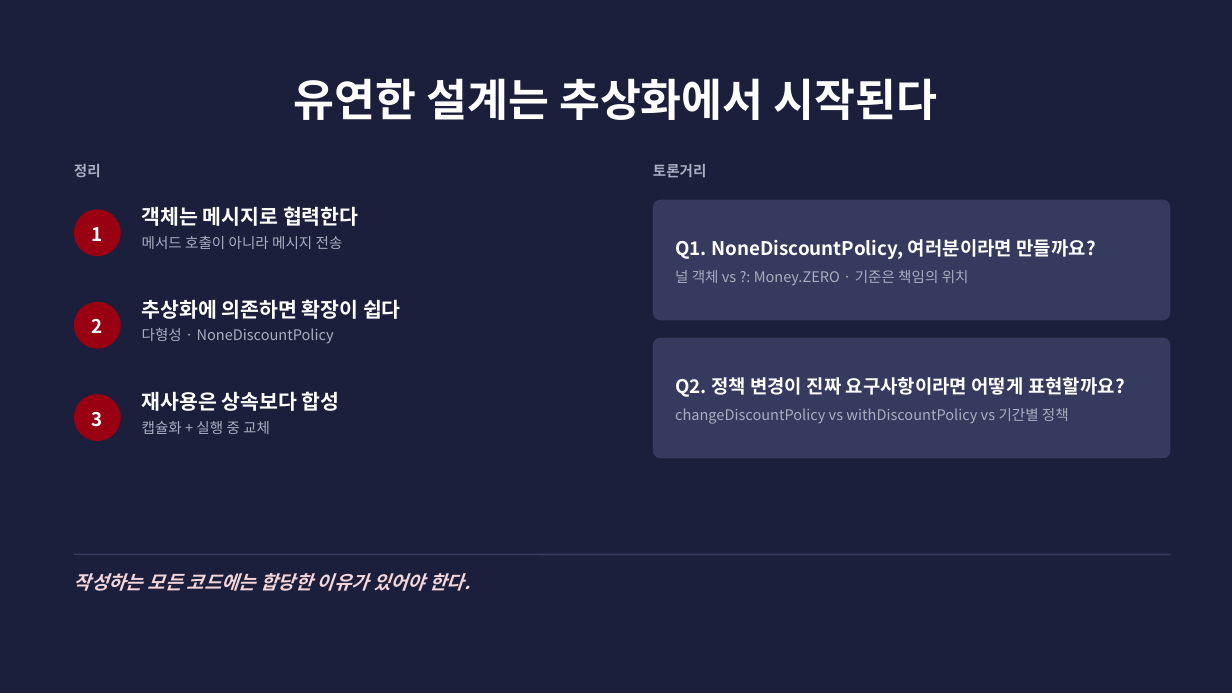
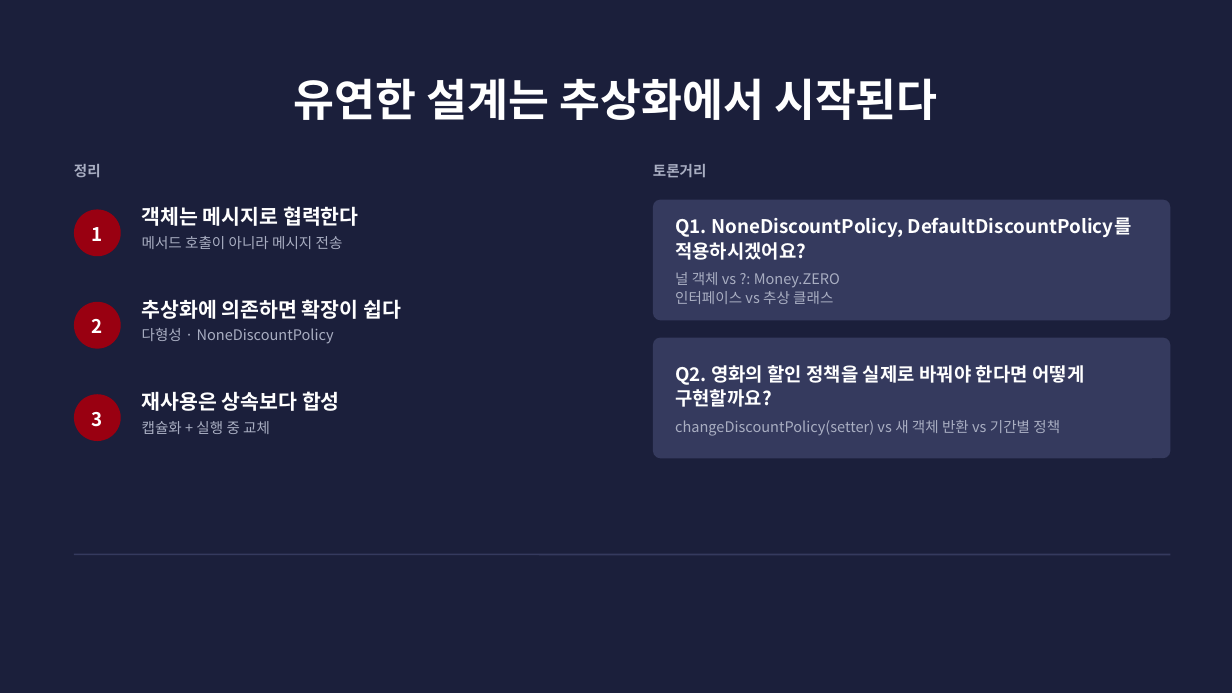
Before and after one commit to lee-mark01/object-study, a slide deck: slide 18 of iamkanguk97/week01/docs/chapter02-presentation.pptx (slide 13 before the commit). Drawn at 1232x693 pixels with LibreOffice and Linux fonts; fonts in the diff are those of the drawing. Boxes give left, top, right and bottom in pixels: in the first picture for what was removed or moved away, otherwise in the second. Text is boxed around its words. In the diff, an @@ line names an element or a change of style, - is before the commit and + after.

```diff
--- a/iamkanguk97/week01/docs/chapter02-presentation.pptx
+++ b/iamkanguk97/week01/docs/chapter02-presentation.pptx
@@ text at box(675, 217, 1132, 304): text changed @@
-Q1. NoneDiscountPolicy, 여러분이라면 만들까요?
-널 객체 vs ?: Money.ZERO · 기준은 책임의 위치
+Q1. NoneDiscountPolicy, DefaultDiscountPolicy를 적용하시겠어요?
+널 객체 vs ?: Money.ZERO
+인터페이스 vs 추상 클래스
@@ text at box(675, 365, 1084, 436): text changed @@
-Q2. 정책 변경이 진짜 요구사항이라면 어떻게 표현할까요?
-changeDiscountPolicy vs withDiscountPolicy vs 기간별 정책
+Q2. 영화의 할인 정책을 실제로 바꿔야 한다면 어떻게 구현할까요?
+changeDiscountPolicy(setter) vs 새 객체 반환 vs 기간별 정책
@@ text removed at box(74, 573, 471, 591) @@
-작성하는 모든 코드에는 합당한 이유가 있어야 한다.
```
Also in this commit, not shown: 5 other slides changed, 5 slides added, 2 other files.
